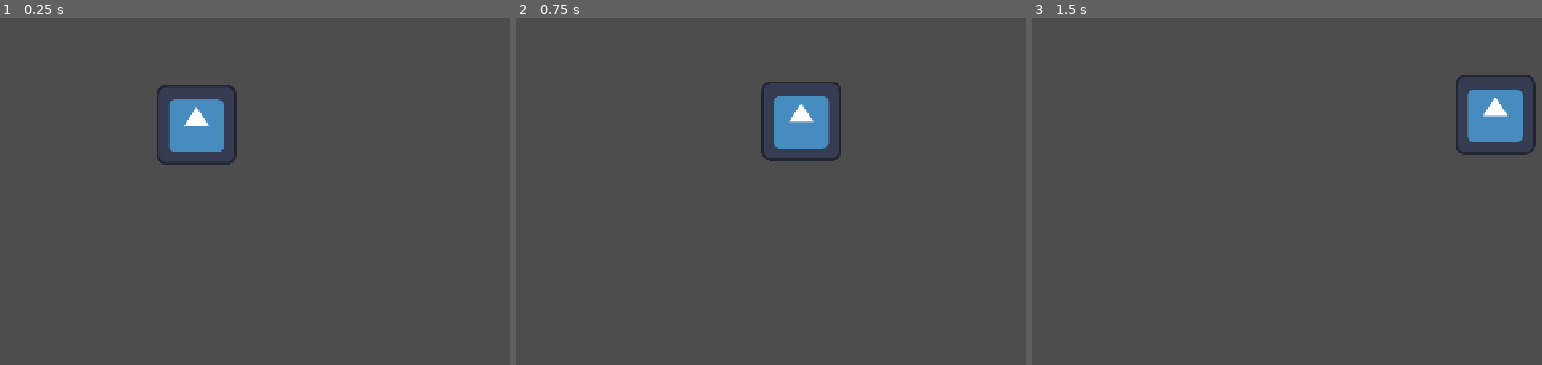
Above: before the commit, frames 1-3 (left to right).
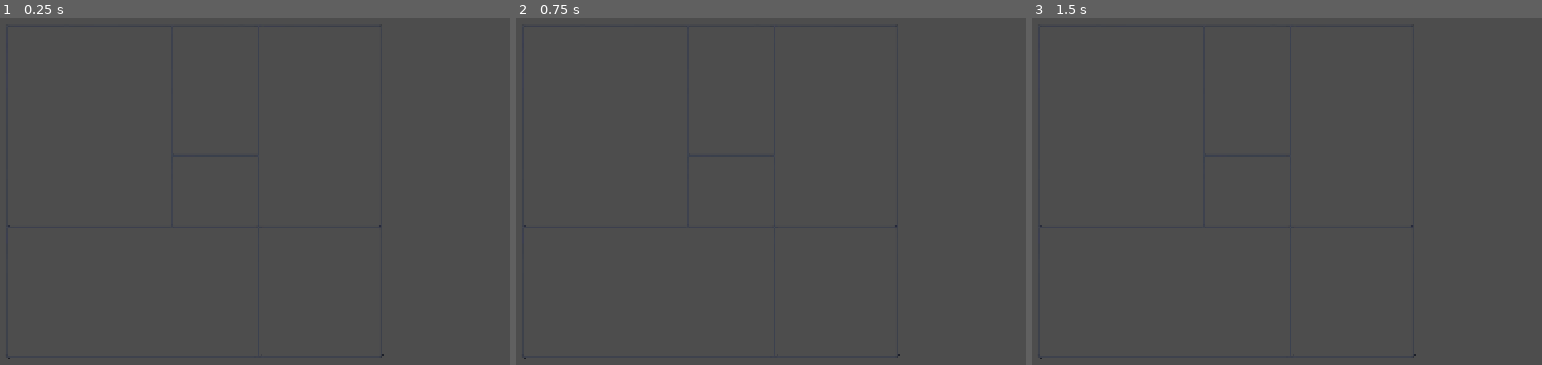
Above: after the commit, the same moments.

Repository: aduImperfect/BrackeysGJ
Game: Godot game, scene res://Scenes/main.tscn
Same seed, same stepped clock (60 frames per second), same inputs: the game is played once before the commit and once after it. Before the commit the project has no main scene; this scene is started directly in both runs. The engine's default icon, where the game draws it, is replaced by a stand-in: a white triangle on a blue panel in a dark square.
Inputs (mouse positions are in pixels of both pictures, inside the frame that each line leads up to):
- Up to frame 1 (0.25 s): no input
- Up to frame 2 (0.75 s): tap Enter at 0.5 s; drag from (714, 125) to (980, 115) at 0.52 s
- Up to frame 3 (1.5 s): tap Space at 1.25 s; drag from (1256, 236) to (1373, 302) at 1.27 s

The runs differ from the first frame. In frame 1, 2.2% of the frame differs, in the area x 1-76%, y 2-99%; in frame 2, 2.1%; in frame 3, 2.1%.

Commit message:
- Fixing followmouse to be under Control UI and not a TextureRect for more access of UI elements. - Adding in dummy scenes for managing different sections - added in a room scene - that has a skeletal room sample.

Diff:
--- /dev/null
+++ b/brackeys-gj/Levels/level1.tscn
@@ -0,0 +1,7 @@
+[gd_scene format=3 uid="uid://dqig67wjgi55k"]
+
+[ext_resource type="PackedScene" uid="uid://bohvpwyu00svn" path="res://Levels/room.tscn" id="1_t21ke"]
+
+[node name="Level1" type="Node2D" unique_id=1989014117]
+
+[node name="Room" parent="." unique_id=1444724472 instance=ExtResource("1_t21ke")]
--- /dev/null
+++ b/brackeys-gj/Levels/room.tscn
@@ -0,0 +1,9 @@
+[gd_scene format=3 uid="uid://bohvpwyu00svn"]
+
+[ext_resource type="Texture2D" uid="uid://dboe6g4amogcj" path="res://Textures/Room.png" id="1_cqbng"]
+
+[node name="Room" type="Node2D" unique_id=1444724472]
+
+[node name="Room" type="Sprite2D" parent="." unique_id=986285732]
+position = Vector2(336, 324)
+texture = ExtResource("1_cqbng")
--- a/brackeys-gj/Scenes/main.tscn
+++ b/brackeys-gj/Scenes/main.tscn
@@ -1,7 +1,7 @@
 [gd_scene format=3 uid="uid://c05ymu5ep5tuf"]
 
-[ext_resource type="Texture2D" uid="uid://b0pntve5spueu" path="res://icon.svg" id="1_bo1nx"]
-[ext_resource type="Script" uid="uid://b388r3lr4lqkg" path="res://Scenes/followMouse.gd" id="2_8gbba"]
+[ext_resource type="PackedScene" uid="uid://dwefd1o4kvbii" path="res://Scenes/mainui.tscn" id="1_jjgbg"]
+[ext_resource type="PackedScene" uid="uid://dqig67wjgi55k" path="res://Levels/level1.tscn" id="2_bo1nx"]
 
 [node name="Main" type="Control" unique_id=1025555931]
 layout_mode = 3
@@ -11,11 +11,6 @@
 grow_horizontal = 2
 grow_vertical = 2
 
-[node name="TextureRect" type="TextureRect" parent="." unique_id=973162019]
-layout_mode = 1
-offset_left = 276.0
-offset_top = 153.0
-offset_right = 404.0
-offset_bottom = 281.0
-texture = ExtResource("1_bo1nx")
-script = ExtResource("2_8gbba")
+[node name="MainUI" parent="." unique_id=2093234743 instance=ExtResource("1_jjgbg")]
+
+[node name="Level1" parent="." unique_id=1989014117 instance=ExtResource("2_bo1nx")]
--- /dev/null
+++ b/brackeys-gj/Scenes/mainui.tscn
@@ -0,0 +1,3 @@
+[gd_scene format=3 uid="uid://dwefd1o4kvbii"]
+
+[node name="MainUI" type="Node2D" unique_id=2093234743]
--- a/brackeys-gj/Scenes/followMouse.gd
+++ b/brackeys-gj/Scripts/followMouse.gd
@@ -1,4 +1,6 @@
-extends TextureRect
+extends Control
+
+class_name FollowMouse
 
 var is_dragging: bool = false
 var drag_offset: Vector2 = Vector2.ZERO
@@ -13,6 +15,5 @@
 		if event.button_index == MOUSE_BUTTON_LEFT and event.pressed:
 			is_dragging = true
 			drag_offset = get_global_mouse_position() - global_position
-
 		elif event.button_index == MOUSE_BUTTON_LEFT and not event.pressed:
 			is_dragging = false
--- a/brackeys-gj/project.godot
+++ b/brackeys-gj/project.godot
@@ -11,6 +11,7 @@
 [application]
 
 config/name="BrackeysGJ"
+run/main_scene="uid://c05ymu5ep5tuf"
 config/features=PackedStringArray("4.7", "GL Compatibility")
 config/icon="res://icon.svg"
 
Renamed: brackeys-gj/Scenes/followMouse.gd.uid -> brackeys-gj/Scripts/followMouse.gd.uid
Binary file added: brackeys-gj/Textures/Room.png
Not shown, added: brackeys-gj/Textures/Room.png.import
Not shown, added: brackeys-gj/Textures/Room.pdn
